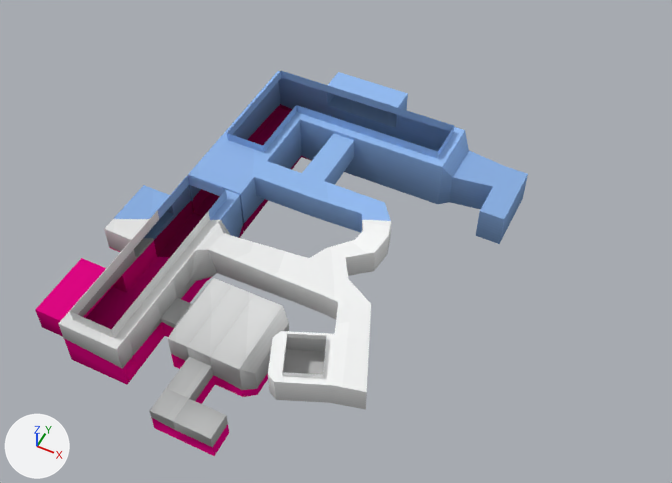
Two versions of the Blender file Modellen/Raw/Quake Levels/E0M2.blend, one commit apart.
Before and after are seen from a 50 mm lens placed at (21.5, -89.3, 91.2), pointed at (-12.6, -21.1, 6.0). The lights are fixed; the arrows at lower left show +X, +Y and +Z. The first picture is the older version.
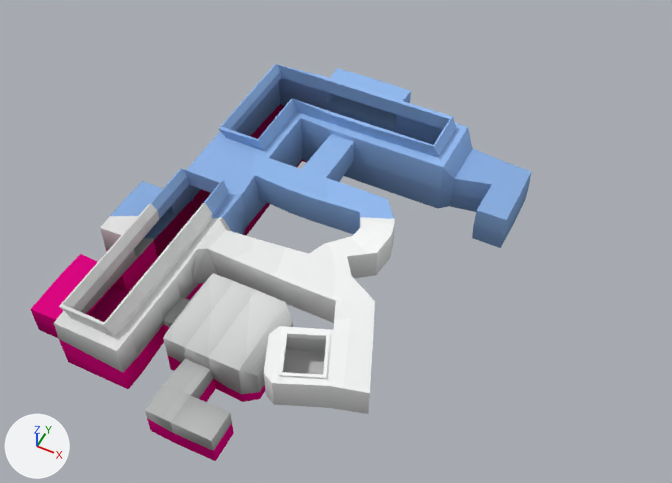
Location of each change, (x1, y1, x2, y2) in pixels of the pictures (672 x 483 px; the box of a moved part takes in the faces that stretch with it):
'Cube', reshaped, modifiers changed
    before: (35, 71, 528, 456)
    after: (31, 64, 532, 461)
part 1 of me_cube, moved or reshaped
    before: (227, 71, 528, 219)
    after: (219, 64, 531, 220)
part 2 of me_cube, built on
    before: (111, 176, 227, 338)
    after: (59, 169, 228, 337)

The edits, one by one:
me_cube is used by ob_cube; location (0.0, 0.0, 0.0).
me_cube had 543 vertices, 354 faces and spanned x -50.5..20.5, y -50.3..19.5, z -0.5..23.4.
me_cube now has 589 vertices, 400 faces and spans x -50.5..20.5, y -50.3..19.5, z -0.5..23.4.
Part 1, on me_cube:
4 vertices are removed from x -4.4..1.0, y -3.0..3.0, z 4.7.
36 faces are deleted.
3 vertices are added at (-28.6, -2.9, 9.1), (-27.4, 2.8, 9.1), (-28.6, -12.1, 9.1).
6 new vertices lie (-0.7, 0.0, 0.8) away from vertices in x -33.4..-6.8, y -12.1..-2.9, z 8.3.
5 new vertices lie (-0.7, -0.1, 0.8) away from vertices in x -33.4..-6.8, y 2.9, z 8.3.
46 new faces join them.
Part 2, on me_cube:
13 faces are deleted.
18 vertices are added at x -33.4..-27.8, y -45.8..-21.6, z 8.6.
18 new vertices lie (-0.7, 0.0, 0.9) away from vertices in x -33.4..-27.8, y -45.8..-21.6, z 8.6.
49 new faces join them.
Object 'Cube' (ob_cube) gains a SOLIDIFY modifier named 'Solidify'.
Modifier setting: thickness = 0.56.
